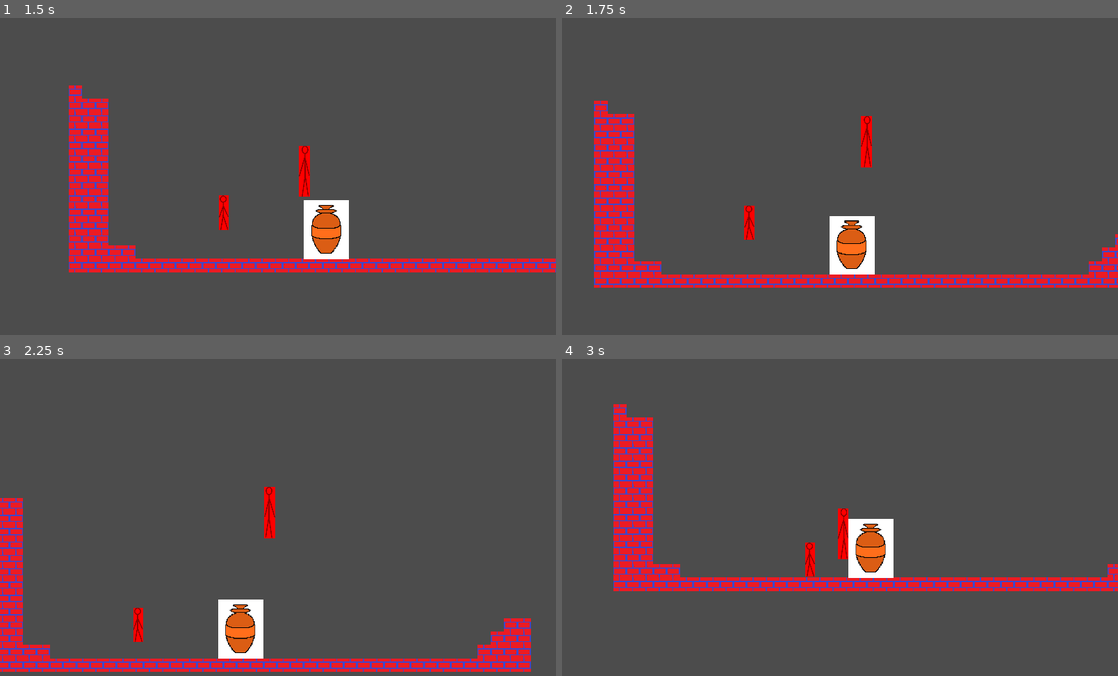
Above: before the commit, frames 1-4 (two rows, left to right).
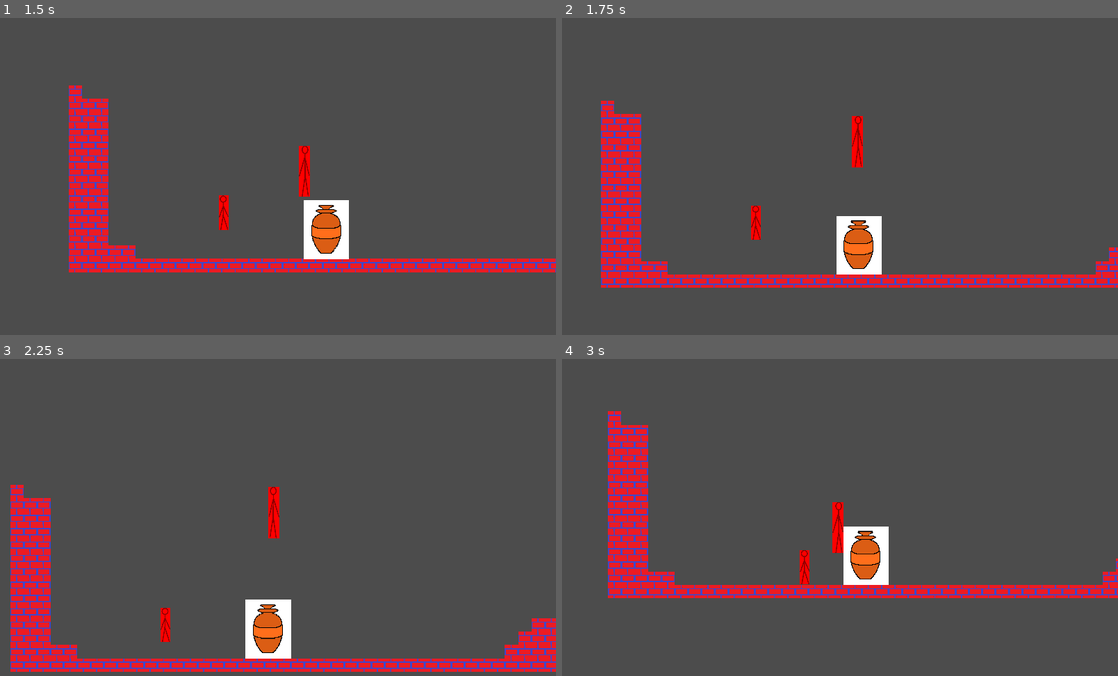
Above: after the commit, the same moments.

Repository: EyeBallTank/PROJECT-NORTUBEL-main-ish
Game: Godot game, scene res://src/levels/LevelTemplate3.tscn
The game is run twice, just before and just after one commit, with the same random seed, the same clock (stepped at 60 frames per second) and the same inputs. This scene is started directly instead of the project's main scene.
Inputs:
- Up to frame 1 (1.5 s): hold F (followme) 0.53-1.28 s; hold Right (right) from 0.53 s (still down); tap Up (jumpup) at 0.77 s; tap S (standstill) at 1.35 s
- Up to frame 2 (1.75 s): keep holding Right (right); tap Up (jumpup) at 1.52 s
- Up to frame 3 (2.25 s): release Right (right) at 2.03 s; hold Left (left) from 2.03 s (still down); hold F (followme) from 2.03 s (still down)
- Up to frame 4 (3 s): release Left (left) at 2.78 s; release F (followme) at 2.78 s; hold Right (right) from 2.78 s (still down); tap S (standstill) at 2.85 s

Frame 1 is identical in both runs. In frame 2, 4.8% of the frame differs, in the area x 5-100%, y 26-86%; in frame 3, 8.5%; in frame 4, 8.9%, in the area x 8-100%, y 14-76%.

Commit message:
this is getting silly

Diff:
--- a/src/play_actors/PlayerCopy.gd
+++ b/src/play_actors/PlayerCopy.gd
@@ -23,10 +23,10 @@
 
 #var state = MAINSTATE
 
-const WALK_FORCE = 1600
-const WALK_MAX_SPEED = 700
-const STOP_FORCE = 900
-const JUMP_SPEED = 1500
+var WALK_FORCE = 1600
+var WALK_MAX_SPEED = 700
+var STOP_FORCE = 900
+var JUMP_SPEED = 1500
 
 func _physics_process(delta):
 	# Horizontal movement code. First, get the player's input.
@@ -59,6 +59,10 @@
 	if is_on_floor() and Input.is_action_just_pressed("jumpup"):
 		velocity.y = -JUMP_SPEED
 
-#	for index in get_slide_count():
-#		var collision = get_slide_collision(index)
-#		if collision.collider.is_in_group("pushable"):
+	for index in get_slide_count():
+		var collision = get_slide_collision(index)
+		if collision.collider.is_in_group("pushable"):
+			WALK_MAX_SPEED = 350
+
+# MIGHT NEED A STATE MACHINE FOR THIS
+# AT LEAST I FIGURED OUT A SPEED NERD "POWER DOWN" I GUESS
